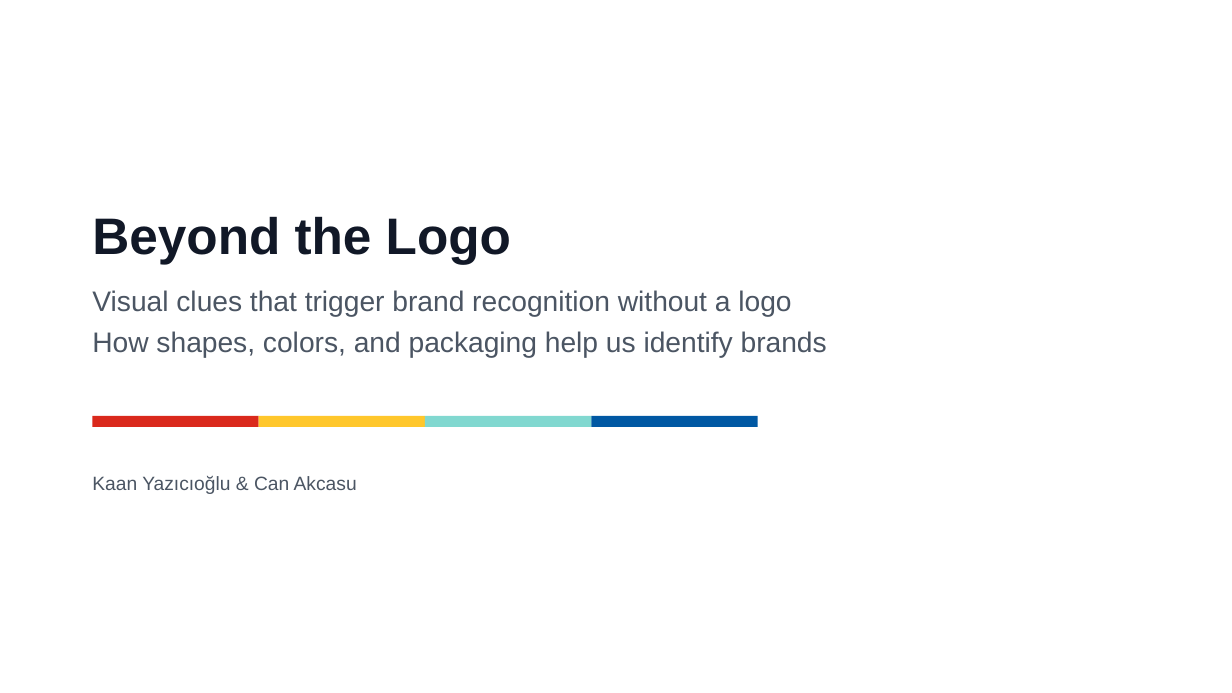
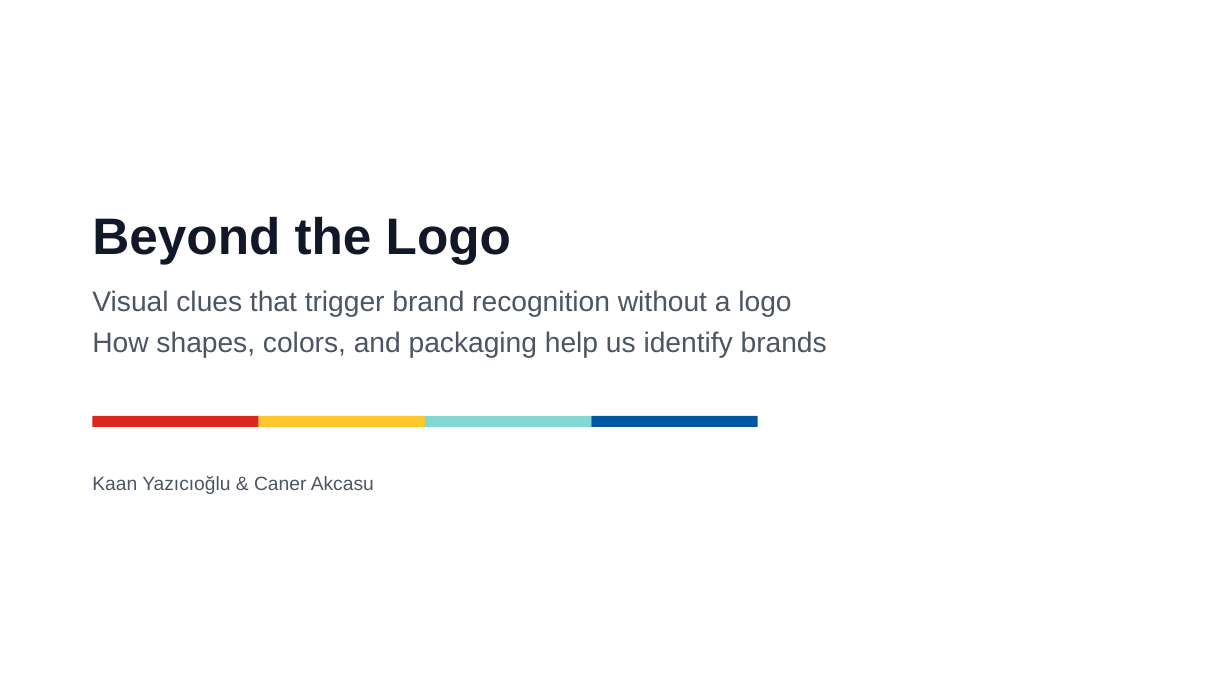
Before and after one commit to kaanzapkinus/beyond-the-logo, a slide deck: slide 1 of presentation/Beyond_the_Logo.pptx. Drawn at 1232x693 pixels with LibreOffice and Linux fonts; fonts in the diff are those of the drawing. Boxes give left, top, right and bottom in pixels: in the first picture for what was removed or moved away, otherwise in the second. Text is boxed around its words. In the diff, an @@ line names an element or a change of style, - is before the commit and + after.

Commit message:
Correct presenter name to Caner Akcasu across slides, scripts, and documentation

```diff
--- a/presentation/Beyond_the_Logo.pptx
+++ b/presentation/Beyond_the_Logo.pptx
@@ text at [92,476,374,494]: text changed @@
-Kaan Yazıcıoğlu & Can Akcasu
+Kaan Yazıcıoğlu & Caner Akcasu
```
Also in this commit, not shown: 1 other slide changed, 21 other files.
